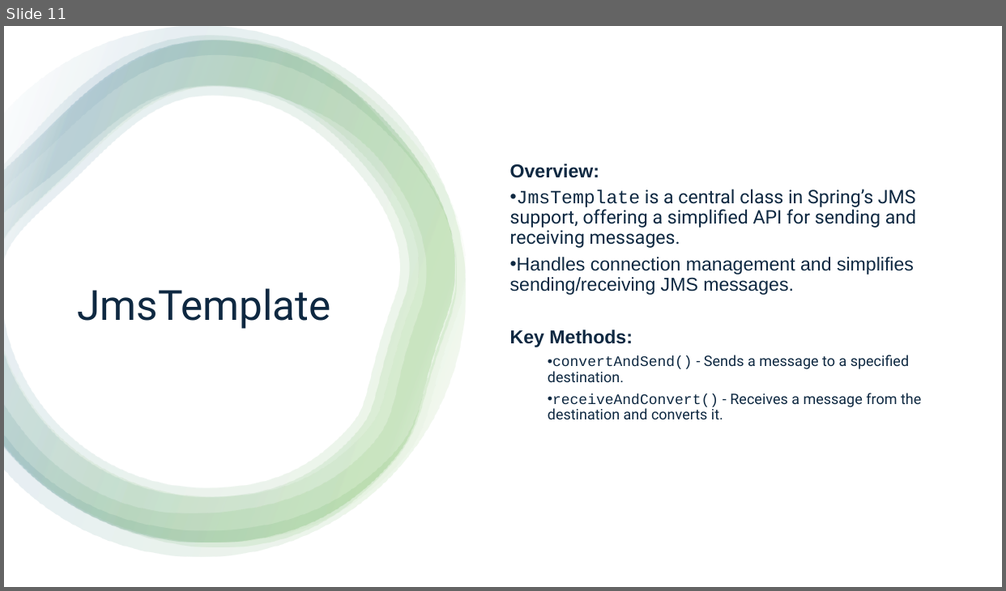
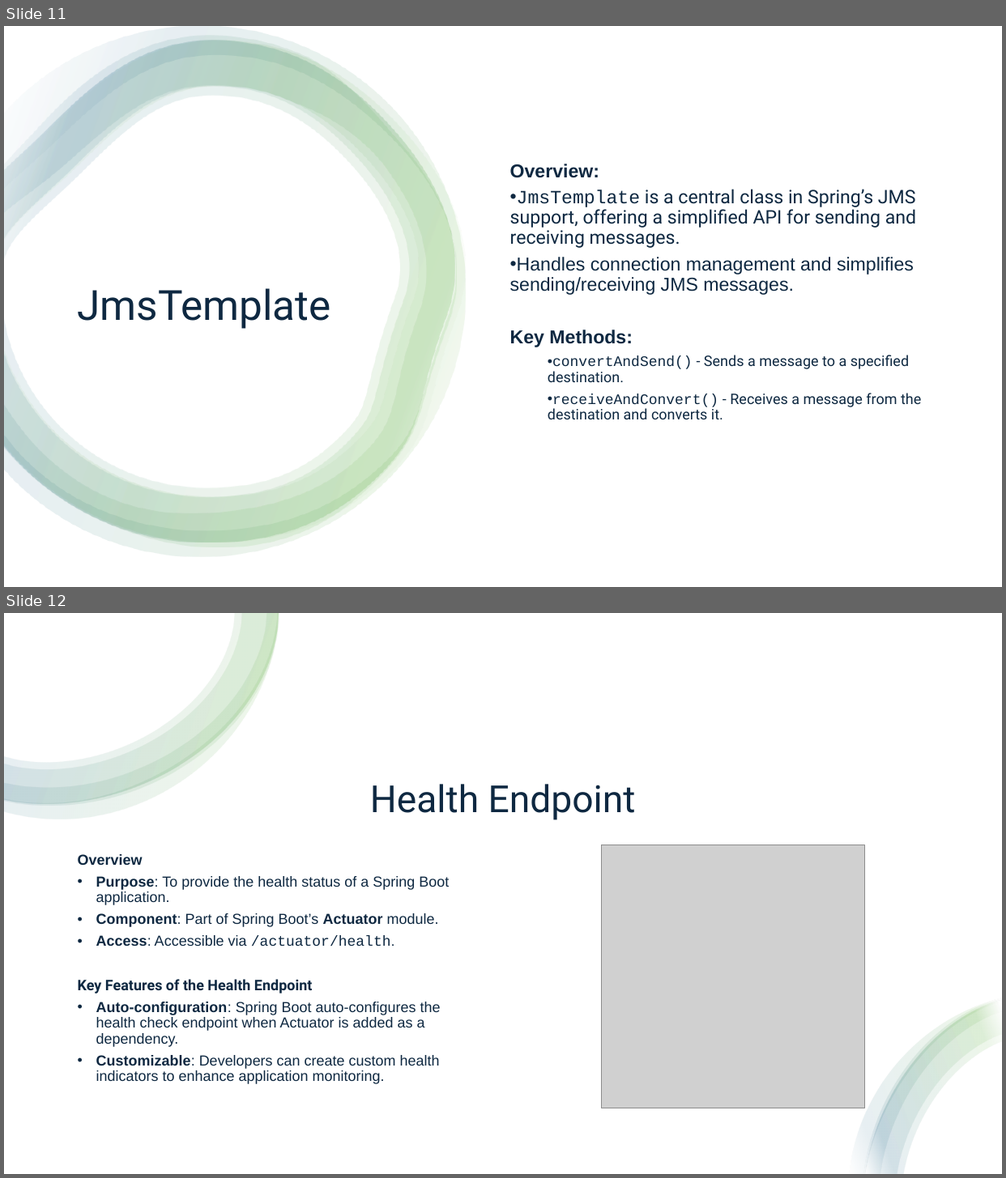
Before and after one commit to aprabhat/spring_boot_microservice, a slide deck: spring_boot.pptx. Shown one above the other, each under a label of ours: slide 11 before the commit, slides 11 and 12 after it. The pictures are 1006x591 and 1006x1178 pixels, drawn with LibreOffice and Linux fonts; fonts in the diff are those of the drawing; grey boxes stand for pictures. Boxes give left, top, right and bottom in pixels: in the first picture for what was removed or moved away, otherwise in the second. Text is boxed around its words. In the diff, an @@ line names an element or a change of style, - is before the commit and + after.

```diff
--- a/spring_boot.pptx
+++ b/spring_boot.pptx
@@ slide 12 added at box(4, 613, 1002, 1174), background #FFFFFF @@
@@ rectangle added at box(4, 613, 1002, 1174), fill #FFFFFF @@
@@ group added at box(4, 613, 279, 820): 4 freeform shapes @@
@@ title added at box(370, 784, 636, 820), 36 pt, text #0E2841 @@
+Health Endpoint
@@ text added at box(78, 854, 449, 1084), 14 pt, text #0E2841 @@
+Overview
+• Purpose: To provide the health status of a Spring Boot application.
+• Component: Part of Spring Boot’s Actuator module.
+• Access: Accessible via /actuator/health.
+Key Features of the Health Endpoint
+• Auto-configuration: Spring Boot auto-configures the health check endpoint when Actuator is added as a dependency.
+• Customizable: Developers can create custom health indicators to enhance application monitoring.
@@ picture added at box(602, 845, 865, 1109) @@
@@ group added at box(850, 999, 1002, 1174): 4 freeform shapes @@
```
Also in this commit, not shown: 1 other slide added, 1 other file.
